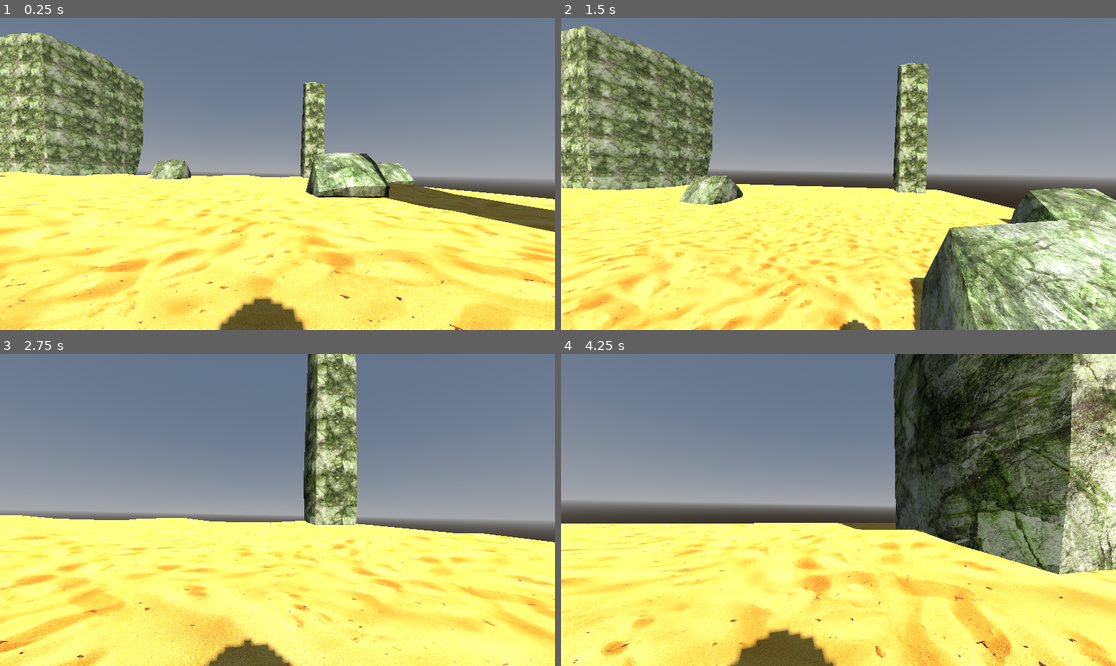
Above: before the commit, frames 1-4 (two rows, left to right).
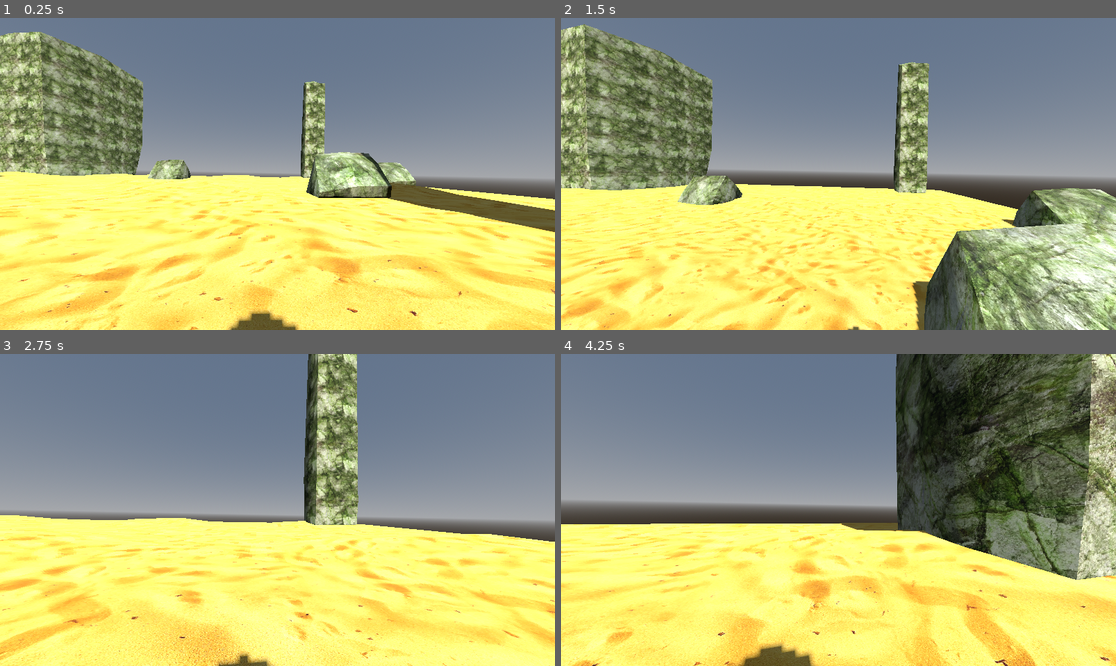
Above: after the commit, the same moments.

Repository: alxanderapollo/FPS_course
Game: Godot game, scene res://world.tscn
Two runs of this game, one before a commit and one after it. Both use one fixed random seed, a clock stepped at 60 frames per second and the inputs below.
Inputs (mouse positions are in pixels of both pictures, inside the frame that each line leads up to):
- Up to frame 1 (0.25 s): no input
- Up to frame 2 (1.5 s): tap Enter at 0.5 s; move the mouse to (866, 174) at 0.52 s; hold W (move_forward) from 0.53 s (still down); tap Space (jump) at 0.77 s; move the mouse to (810, 174) at 1.27 s
- Up to frame 3 (2.75 s): keep holding W (move_forward); tap Space (jump) at 1.52 s; move the mouse to (288, 503) at 2.02 s
- Up to frame 4 (4.25 s): keep holding W (move_forward); move the mouse to (832, 516) at 2.77 s; tap Space (jump) at 3.02, 3.77 s; move the mouse to (877, 513) at 3.52 s

The runs differ from the first frame. In frame 1, 19% of the frame differs, in the area x 0-100%, y 4-100%; in frame 2, 21%; in frame 3, 16%; in frame 4, 26%, in the area x 0-100%, y 0-100%.

Commit message:
adding a weapon manager

Diff:
--- a/characters/player/player.tscn
+++ b/characters/player/player.tscn
@@ -1,13 +1,16 @@
-[gd_scene load_steps=7 format=3 uid="uid://c6t0llgd3eyoq"]
+[gd_scene load_steps=9 format=3 uid="uid://c6t0llgd3eyoq"]
 
 [ext_resource type="Script" uid="uid://cuu7y8tydfch6" path="res://characters/player/player.gd" id="1_xxgcw"]
 [ext_resource type="Script" uid="uid://de0gpb0vgioup" path="res://characters/player/camera_3d.gd" id="2_exd8k"]
 [ext_resource type="PackedScene" uid="uid://2dkdwi7cq384" path="res://characters/character_mover.tscn" id="3_exd8k"]
+[ext_resource type="Script" uid="uid://bl1lcxiww68qj" path="res://characters/player/weapon_manager.gd" id="3_ixbpm"]
 [ext_resource type="PackedScene" uid="uid://bxoh1c8r20pml" path="res://characters/health_manager.tscn" id="4_5dc8e"]
 
 [sub_resource type="CapsuleShape3D" id="CapsuleShape3D_b886q"]
 
 [sub_resource type="CapsuleMesh" id="CapsuleMesh_508ok"]
+
+[sub_resource type="BoxMesh" id="BoxMesh_5dc8e"]
 
 [node name="Player" type="CharacterBody3D"]
 collision_layer = 2
@@ -23,8 +26,34 @@
 mesh = SubResource("CapsuleMesh_508ok")
 
 [node name="Camera3D" type="Camera3D" parent="."]
-transform = Transform3D(1, 0, 0, 0, 1, 0, 0, 0, 1, 0, 1.5, 0)
+transform = Transform3D(1, 0, 0, 0, 1, 0, 0, 0, 1, 0, 1.5, -0.26961315)
 script = ExtResource("2_exd8k")
+
+[node name="Weapon Manager" type="Node3D" parent="Camera3D"]
+transform = Transform3D(1, 0, 0, 0, 1, 0, 0, 0, 1.3492981, 0.46023655, -0.21262324, -0.61427414)
+script = ExtResource("3_ixbpm")
+
+[node name="Weapons" type="Node3D" parent="Camera3D/Weapon Manager"]
+transform = Transform3D(1, 0, 0, 0, 1, 0, 0, 0, 0.02940923, 0, 0, 0)
+
+[node name="Machete" type="MeshInstance3D" parent="Camera3D/Weapon Manager/Weapons"]
+transform = Transform3D(0.16798846, 0, 0, 0, 0.1752755, 0, 0, 0, 4.0075517, -0.101711035, 0.06421077, 1.7824421)
+mesh = SubResource("BoxMesh_5dc8e")
+
+[node name="MachineGun" type="MeshInstance3D" parent="Camera3D/Weapon Manager/Weapons"]
+transform = Transform3D(0.16798846, 0, 0, 0, 0.1752755, 0, 0, 0, 4.0075517, -0.101711035, 0.06421077, 1.7824421)
+visible = false
+mesh = SubResource("BoxMesh_5dc8e")
+
+[node name="Shotgun" type="MeshInstance3D" parent="Camera3D/Weapon Manager/Weapons"]
+transform = Transform3D(0.16798846, 0, 0, 0, 0.1752755, 0, 0, 0, 4.0075517, -0.101711035, 0.06421077, 1.7824421)
+visible = false
+mesh = SubResource("BoxMesh_5dc8e")
+
+[node name="RocketLauncher" type="MeshInstance3D" parent="Camera3D/Weapon Manager/Weapons"]
+transform = Transform3D(0.16798846, 0, 0, 0, 0.1752755, 0, 0, 0, 4.0075517, -0.101711035, 0.06421077, 1.7824421)
+visible = false
+mesh = SubResource("BoxMesh_5dc8e")
 
 [node name="CharacterMover" parent="." instance=ExtResource("3_exd8k")]
 
--- /dev/null
+++ b/characters/player/weapon_manager.gd
@@ -0,0 +1,27 @@
+extends Node3D
+@onready var  weapons = $Weapons.get_children()
+var weapons_unlocked = []
+var cur_slot = 0
+var cur_weapon = null
+
+func _ready():
+#	when we start we want all the weapons to be disabled
+	disable_all_weapons()
+	for weapon_that_exists in range(weapons.size()): weapons_unlocked.append(true)
+
+
+func disable_all_weapons():
+	for weapon in weapons:
+		if has_method("set_active"): weapon.set_active(false)
+		else: weapon.hide()
+
+
+func switch_to_previous_weapon():
+	var wrapped_index = wrapi(cur_slot - 1, 0, weapons.size())
+	switch_to_weapon_slot(wrapped_index)
+
+func switch_to_next_weapon():
+	pass
+
+func switch_to_weapon_slot(slot_index: int) -> bool:
+	return false
Not shown, added: characters/player/weapon_manager.gd.uid
